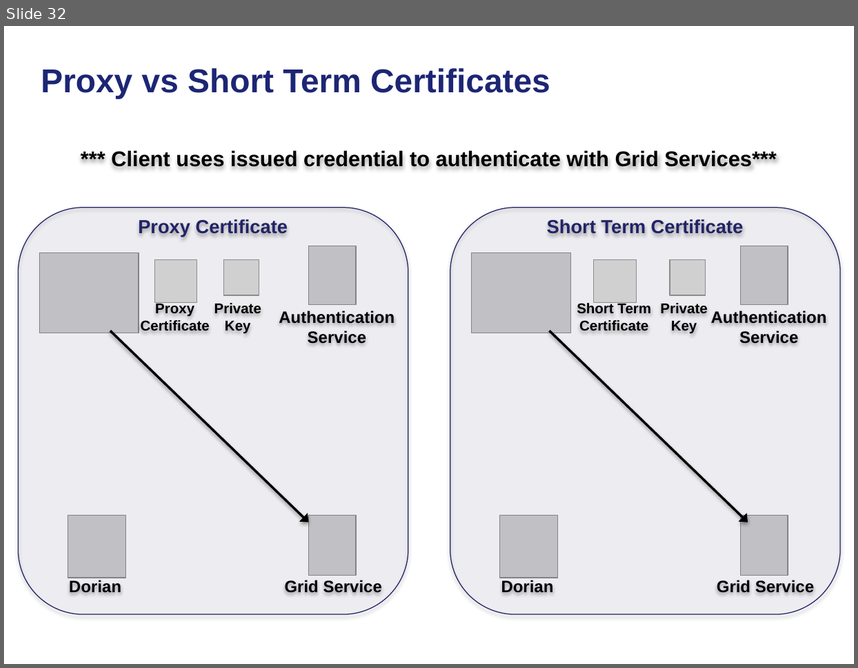
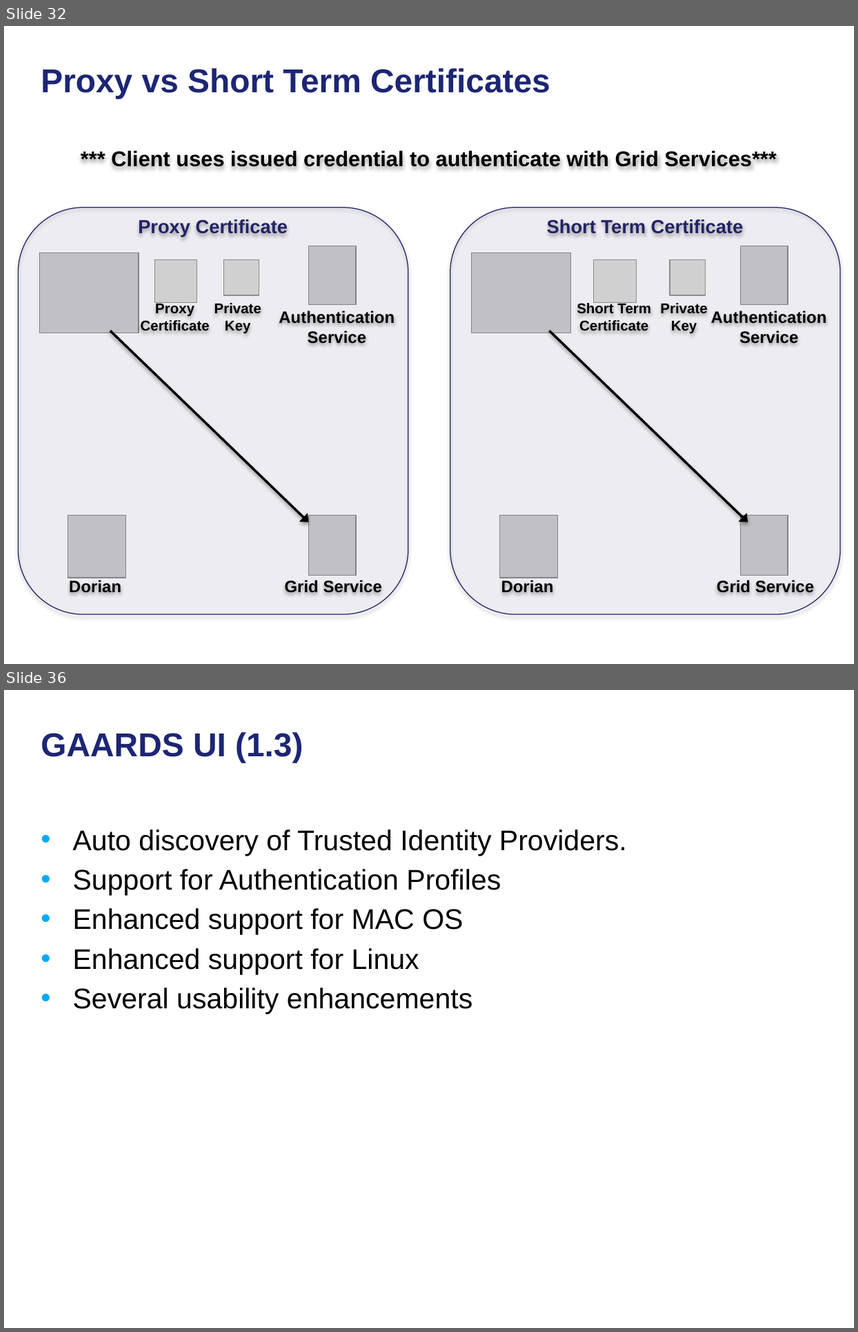
Before and after one commit to NCIP/cagrid-docs, a slide deck: presentations/security/gaards-arch-f2f-oct-2008.pptx. Shown one above the other, each under a label of ours: slide 32 before the commit, slides 32 and 36 after it; the slides between them are not shown. The pictures are 858x668 and 858x1332 pixels, drawn with LibreOffice and Linux fonts; fonts in the diff are those of the drawing; grey boxes stand for pictures; background and template pictures are left out. Boxes give left, top, right and bottom in pixels: in the first picture for what was removed or moved away, otherwise in the second. Text is boxed around its words. In the diff, an @@ line names an element or a change of style, - is before the commit and + after.

```diff
--- a/presentations/security/gaards-arch-f2f-oct-2008.pptx
+++ b/presentations/security/gaards-arch-f2f-oct-2008.pptx
@@ slide 36 added at (x1=4, y1=690, x2=854, y2=1328), background picture (left out) @@
@@ title added at (x1=41, y1=732, x2=303, y2=762), 28 pt, text #1C2674, bold @@
+GAARDS UI (1.3)
@@ text added at (x1=73, y1=829, x2=627, y2=1014), 24 pt, text #000000 @@
+• Auto discovery of Trusted Identity Providers.
+• Support for Authentication Profiles
+• Enhanced support for MAC OS
+• Enhanced support for Linux
+• Several usability enhancements
```
Also in this commit, not shown: 4 slides changed, 4 other slides added.
